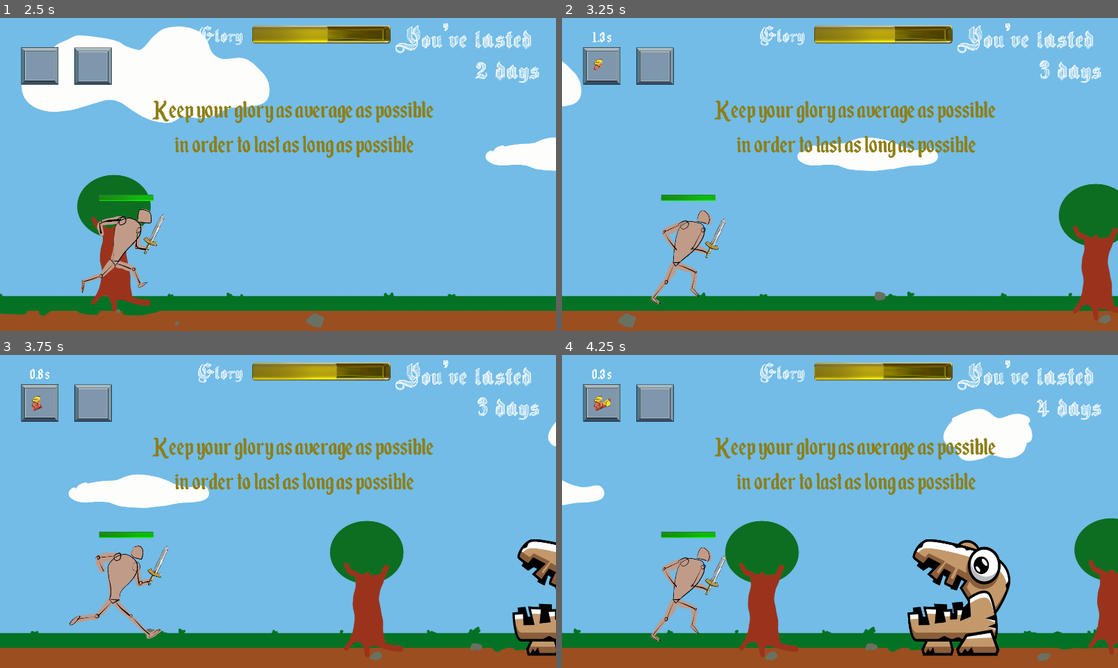
Above: before the commit, frames 1-4 (two rows, left to right).
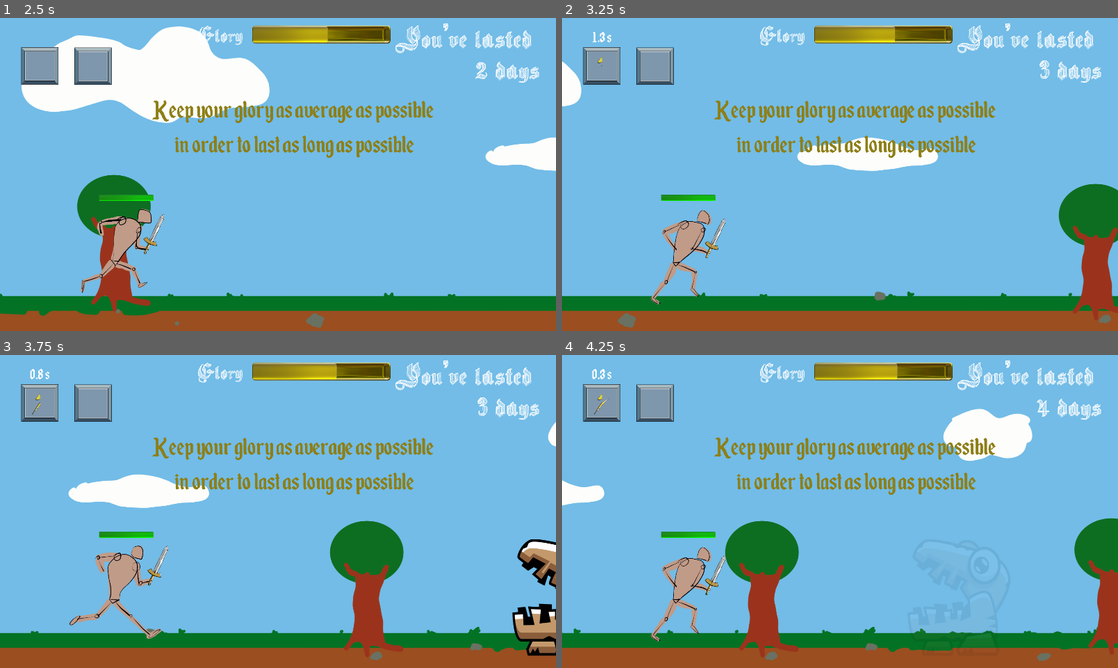
Above: after the commit, the same moments.

Repository: S-Blanco/GMTK_gamejam2023
Game: Godot game, scene res://Src/UI/StartGameScreen.tscn
Same seed, same stepped clock (60 frames per second), same inputs: the game is played once before the commit and once after it.
Inputs:
- Up to frame 1 (2.5 s): click "Start New Game" at 0.5 s; tap Enter at 1.25, 2.1 s; hold Right (ui_right) 1.28-2.03 s; hold A (test) 1.28-2.03 s; tap Space at 1.52, 2.27 s; hold Left (ui_left) from 2.03 s (still down)
- Up to frame 2 (3.25 s): release Left (ui_left) at 2.78 s; hold Right (ui_right) from 2.78 s (still down); hold A (test) from 2.78 s (still down)
- Up to frame 3 (3.75 s): keep holding Right (ui_right); release A (test) at 3.53 s; tap Enter at 3.6 s
- Up to frame 4 (4.25 s): keep holding Right (ui_right); tap Space at 3.77 s

Frame 1 is identical in both runs. In frame 2, less than 0.1% of the frame differs, in the area x 5-8%, y 12-17%; in frame 3, less than 0.1%; in frame 4, 5.1%, in the area x 5-81%, y 2-97%.

Commit message:
Powers rng seems corrected

Diff:
--- a/Game/Src/Powers/Powers.gd
+++ b/Game/Src/Powers/Powers.gd
@@ -10,8 +10,8 @@
 signal health_increase(value)
 
 func _ready() -> void:
-	randomize()
 	rng = RandomNumberGenerator.new()
+	rng.randomize()
 
 func call_pwr(slots,pwrList,toggle,otherArgs: Dictionary = {'stats':null,'enemy':null}):
 	if not toggle.isEmpty:
